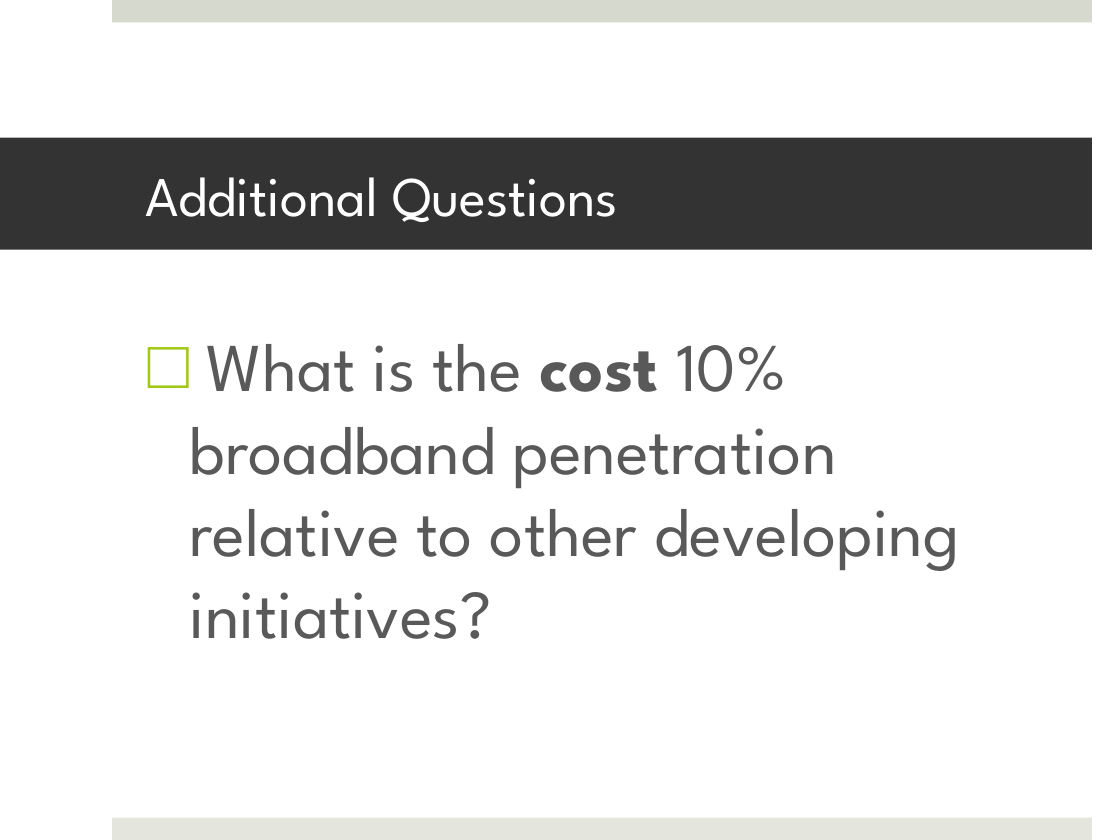
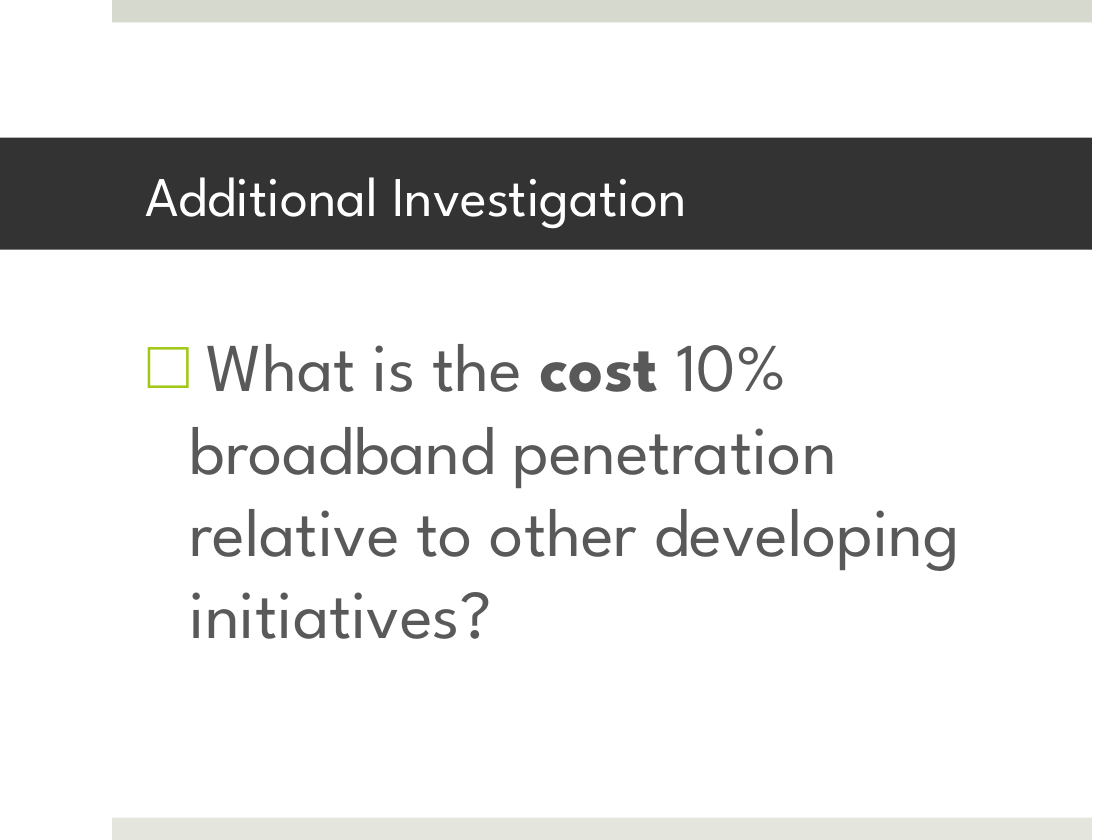
Before and after one commit to colin-scott/economic-impact-broadband, a slide deck: slide 13 of final-paper/presentation/colin-slides.pptx (slide 14 before the commit). Drawn at 1120x840 pixels with LibreOffice and Linux fonts; fonts in the diff are those of the drawing. Boxes give left, top, right and bottom in pixels: in the first picture for what was removed or moved away, otherwise in the second. Text is boxed around its words. In the diff, an @@ line names an element or a change of style, - is before the commit and + after.

```diff
--- a/final-paper/presentation/colin-slides.pptx
+++ b/final-paper/presentation/colin-slides.pptx
@@ title at (x1=146, y1=177, x2=686, y2=229): text changed @@
-Additional Questions
+Additional Investigation
```
Also in this commit, not shown: 1 other slide changed, 1 slide added, 1 slide removed, 1 other file.
